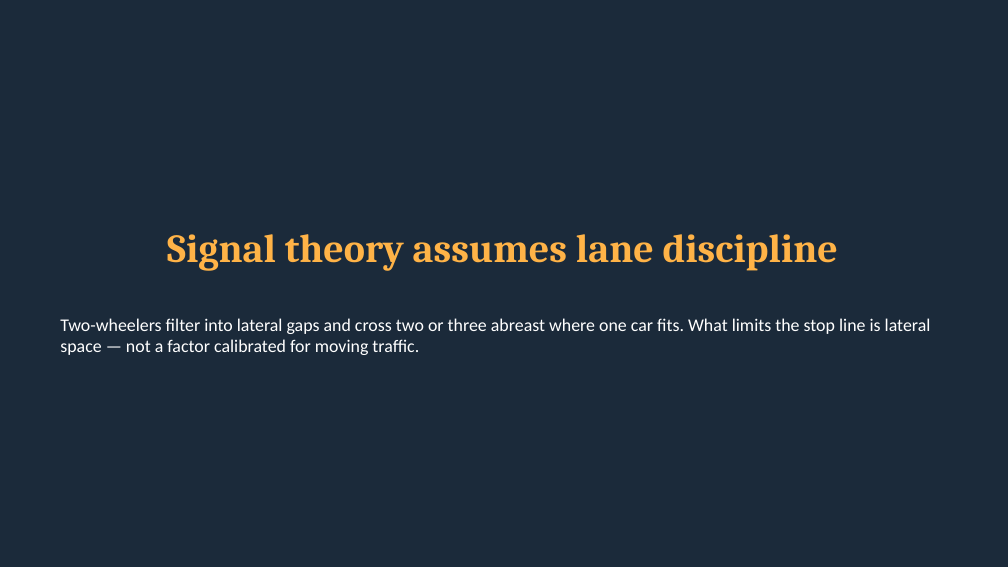
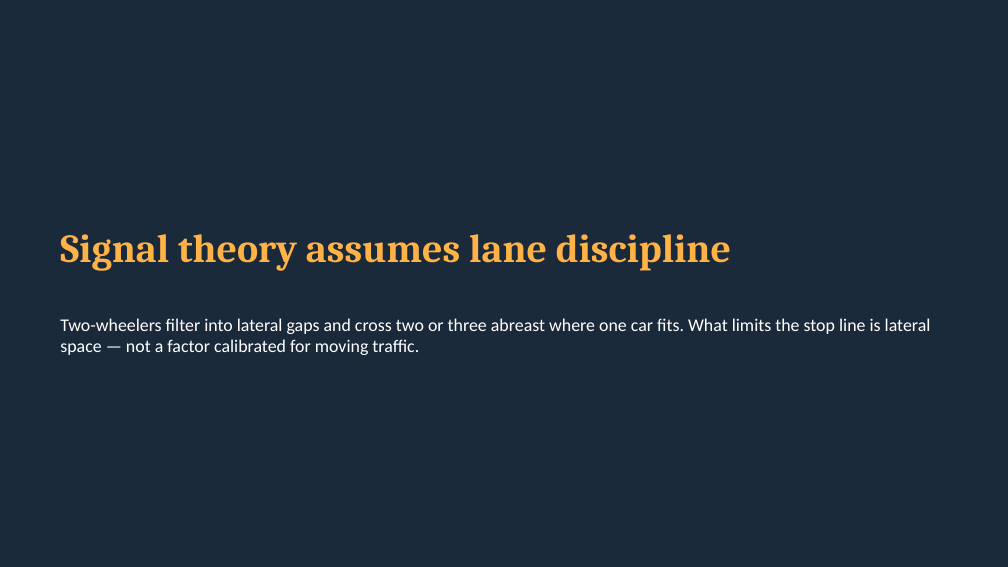
Before and after one commit to rishabcv-eng/SmartTraffic, a slide deck: slide 4 of docs/deck/SmartTraffic-full.pptx. Drawn at 1008x567 pixels with LibreOffice and Linux fonts; fonts in the diff are those of the drawing. Boxes give left, top, right and bottom in pixels: in the first picture for what was removed or moved away, otherwise in the second. Text is boxed around its words. In the diff, an @@ line names an element or a change of style, - is before the commit and + after.

```diff
--- a/docs/deck/SmartTraffic-full.pptx
+++ b/docs/deck/SmartTraffic-full.pptx
@@ title "Signal theory assumes lane discipline" at (60, 234, 731, 271): alignment centre to left @@
```
Also in this commit, not shown: 13 other slides changed, 5 other files.
